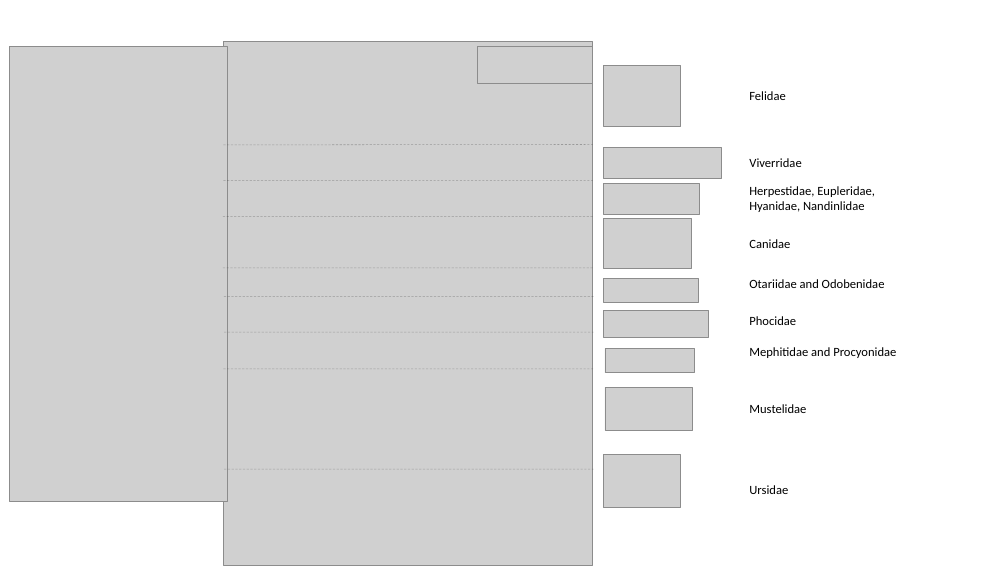
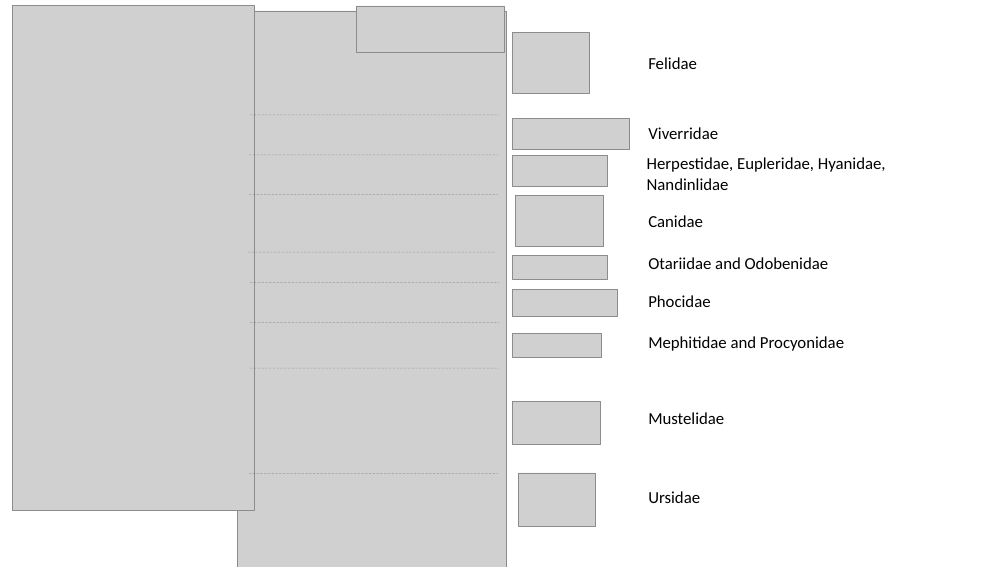
Before and after one commit to coleoguy/carnivores, a slide deck: slide 1 of figures/fig1_plotphylo_rs_chrnum/fig1_plotphylo_rs_chrnum.pptx. Drawn at 1008x567 pixels with LibreOffice and Linux fonts; fonts in the diff are those of the drawing; grey boxes stand for pictures. Boxes give left, top, right and bottom in pixels: in the first picture for what was removed or moved away, otherwise in the second. Text is boxed around its words. In the diff, an @@ line names an element or a change of style, - is before the commit and + after.

```diff
--- a/figures/fig1_plotphylo_rs_chrnum/fig1_plotphylo_rs_chrnum.pptx
+++ b/figures/fig1_plotphylo_rs_chrnum/fig1_plotphylo_rs_chrnum.pptx
@@ picture: place and size @@
-picture at bbox=[10, 47, 228, 502]
+picture at bbox=[13, 6, 255, 511]
@@ picture: place and size @@
-picture at bbox=[224, 41, 593, 566]
+picture at bbox=[238, 11, 507, 567]
@@ picture: place and size @@
-picture at bbox=[478, 47, 593, 83]
+picture at bbox=[356, 6, 504, 53]
@@ 3 pictures: place and size @@
-3 pictures at bbox=[603, 65, 721, 215]
+3 pictures at bbox=[512, 33, 630, 187]
@@ text "Felidae": place and size @@
-text "Felidae" at bbox=[749, 91, 785, 100]
+text "Felidae" at bbox=[648, 57, 697, 69]
@@ line added from (250, 115) to (499, 115), #000000 0.5 pt dashed @@
@@ size 12 to 16 pt in 9 elements at bbox=[648, 491, 700, 503], bbox=[648, 412, 724, 424], bbox=[648, 336, 844, 351], bbox=[648, 295, 710, 307], bbox=[648, 257, 829, 269], bbox=[648, 215, 703, 227], bbox=[647, 157, 886, 190], bbox=[648, 57, 697, 69], bbox=[648, 127, 718, 139] @@
@@ text "Viverridae": place and size @@
-text "Viverridae" at bbox=[749, 158, 801, 167]
+text "Viverridae" at bbox=[648, 127, 718, 139]
@@ line moved from (224, 145) - (593, 144) to (250, 155) - (498, 155) @@
@@ text "Herpestidae, Eupleridae, Hyanidae, Nandinlidae": place and size @@
-text "Herpestidae, Eupleridae, Hyanidae, Nandinlidae" at bbox=[749, 186, 875, 212]
+text "Herpestidae, Eupleridae, Hyanidae, Nandinlidae" at bbox=[647, 157, 886, 190]
@@ line moved from (224, 181) - (593, 181) to (250, 194) - (498, 194) @@
@@ picture: place and size @@
-picture at bbox=[603, 218, 691, 268]
+picture at bbox=[516, 195, 603, 246]
@@ text "Canidae": place and size @@
-text "Canidae" at bbox=[749, 239, 790, 248]
+text "Canidae" at bbox=[648, 215, 703, 227]
@@ line removed from (223, 216) to (593, 216) @@
@@ line moved from (223, 268) - (593, 268) to (248, 253) - (497, 253) @@
@@ picture: place and size @@
-picture at bbox=[603, 278, 698, 302]
+picture at bbox=[513, 256, 607, 279]
@@ text "Otariidae and Odobenidae": place and size @@
-text "Otariidae and Odobenidae" at bbox=[749, 279, 885, 288]
+text "Otariidae and Odobenidae" at bbox=[648, 257, 829, 269]
@@ line moved from (224, 296) - (594, 296) to (250, 283) - (499, 283) @@
@@ picture: place and size @@
-picture at bbox=[603, 311, 709, 338]
+picture at bbox=[513, 290, 618, 317]
@@ text "Phocidae": place and size @@
-text "Phocidae" at bbox=[749, 316, 796, 325]
+text "Phocidae" at bbox=[648, 295, 710, 307]
@@ line moved from (225, 332) - (594, 332) to (250, 322) - (499, 322) @@
@@ text "Mephitidae and Procyonidae": place and size @@
-text "Mephitidae and Procyonidae" at bbox=[749, 347, 896, 358]
+text "Mephitidae and Procyonidae" at bbox=[648, 336, 844, 351]
@@ picture: place and size @@
-picture at bbox=[605, 349, 694, 373]
+picture at bbox=[512, 333, 601, 358]
@@ line moved from (224, 369) - (594, 369) to (250, 368) - (499, 368) @@
@@ picture: place and size @@
-picture at bbox=[605, 387, 693, 430]
+picture at bbox=[512, 402, 600, 445]
@@ text "Mustelidae": place and size @@
-text "Mustelidae" at bbox=[749, 404, 806, 413]
+text "Mustelidae" at bbox=[648, 412, 724, 424]
@@ line moved from (225, 470) - (594, 470) to (250, 473) - (498, 473) @@
@@ picture: place and size @@
-picture at bbox=[603, 455, 681, 508]
+picture at bbox=[519, 473, 596, 526]
@@ text "Ursidae": place and size @@
-text "Ursidae" at bbox=[749, 485, 788, 494]
+text "Ursidae" at bbox=[648, 491, 700, 503]
```
Also in this commit, not shown: 12 other files.
